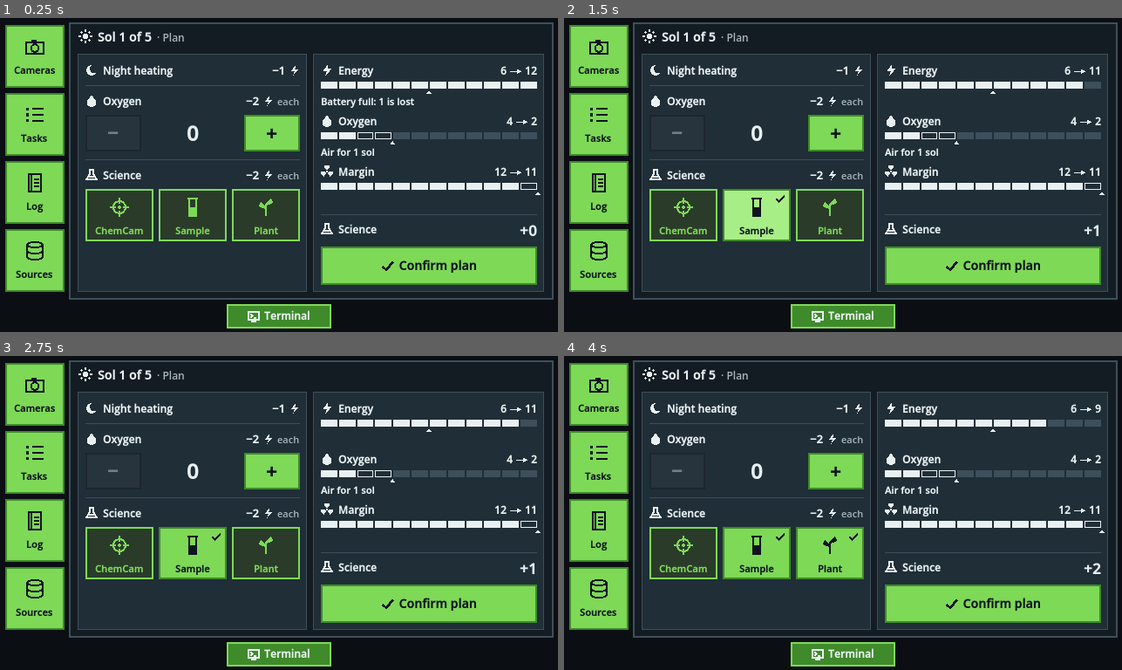
Above: before the commit, frames 1-4 (two rows, left to right).
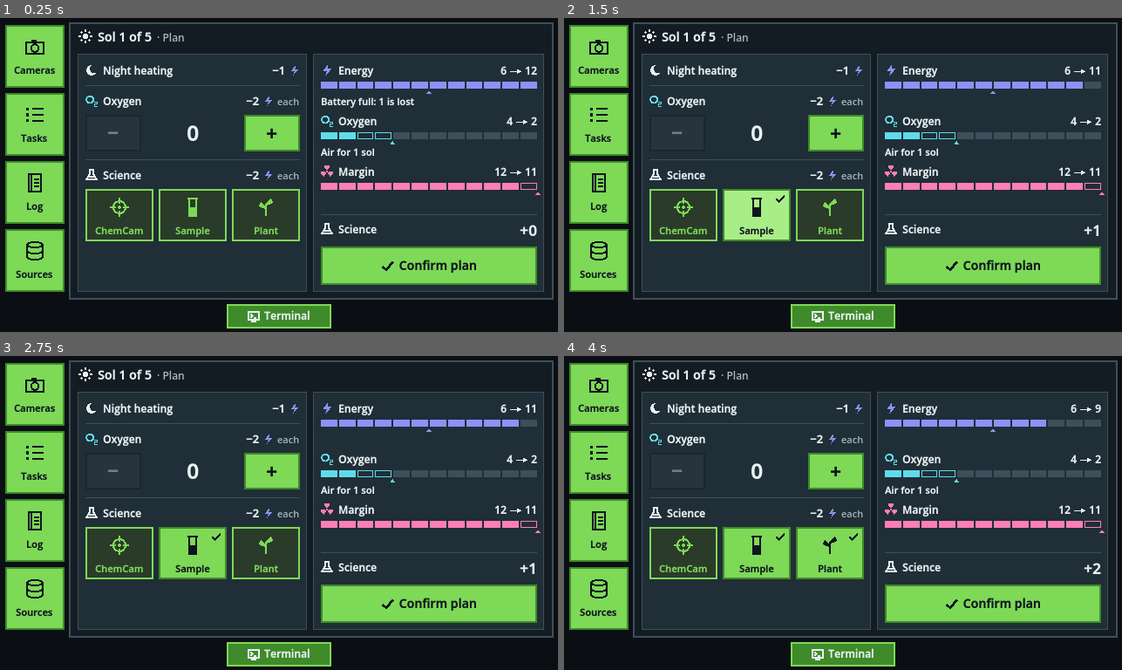
Above: after the commit, the same moments.

Repository: FreitasVarejo/five-sols-on-mars
Game: Godot game, scene res://main.tscn
Same seed, same stepped clock (60 frames per second), same inputs: the game is played once before the commit and once after it.
Inputs (mouse positions are in pixels of both pictures, inside the frame that each line leads up to):
- Up to frame 1 (0.25 s): no input
- Up to frame 2 (1.5 s): tap Enter at 0.5 s; move the mouse to (965, 159) at 0.52 s; hold D 0.53-1.25 s; tap P at 0.6 s; click (965, 159) at 0.67 s; tap Space at 1.25 s; drag from (731, 190) to (815, 237) at 1.27 s
- Up to frame 3 (2.75 s): tap Enter at 2 s; move the mouse to (334, 443) at 2.02 s; hold D from 2.03 s (still down); tap P at 2.1 s
- Up to frame 4 (4 s): release D at 2.75 s; tap Space at 2.75 s; drag from (815, 575) to (675, 465) at 2.77 s; tap Enter at 3.5 s; move the mouse to (1010, 560) at 3.52 s; tap P at 3.6 s

The runs differ from the first frame. In frame 1, 1.9% of the frame differs, in the area x 15-97%, y 15-57%; in frame 2, 1.8%; in frame 3, 1.8%; in frame 4, 1.7%.

Commit message:
Cor por recurso e ícone O₂: energia violeta, oxigênio ciano, radiação rosa
Cada recurso ganha cor no ícone e nas células, no terminal, no plano, nas fontes,
no diário, no modo de segurança, no relatório e nas telas da parede; nome e número
seguem brancos, e o alerta vai por cima. A gota do oxigênio vira "O₂" desenhado por
código. Verde, amarelo, vermelho e azul seguem reservados; o ciano fica só no oxigênio.

Co-Authored-By: Claude Opus 5.5 <noreply@anthropic.com>
Claude-Session: https://claude.ai/code/session_01GWdXbivJYA4cw58fqR5y3r

Diff:
--- a/scripts/desenho.gd
+++ b/scripts/desenho.gd
@@ -3,7 +3,8 @@
 ## Tudo estático: quem desenha passa o CanvasItem (dentro do seu _draw).
 ##
 ## Cores [R] (spec, "Terminal"): verde só no que se clica; vermelho e amarelo só em alerta; azul só
-## no que vem da Terra. O resto é neutro. Barras e ícones de recurso são neutros (TEXTO).
+## no que vem da Terra. O resto é neutro. Cada recurso tem a sua cor (ENERGIA, OXIGENIO, RADIACAO),
+## usada no ícone e nas células; nome e número ficam em TEXTO, e o alerta (vermelho/amarelo) vai por cima.
 
 const TEXTO := Color("#e8f0f2")
 const TEXTO_SUAVE := Color("#a9b8bf")
@@ -20,8 +21,28 @@
 const AMARELO := Color("#f2b631")
 const VERMELHO := Color("#e8504a")
 const AZUL := Color("#73bed3")
+# Cores dos recursos. Verde, amarelo, vermelho e azul são reservados pela spec ([R]: verde = clicável,
+# vermelho/amarelo = alerta, azul = Terra). Nenhum matiz fica longe das quatro com daltonismo
+# (deuteranopia/protanopia); estas três ficam distintas entre si, e o violeta e o rosa ficam longe das
+# reservadas. O ciano fica perto do azul (dono, 14/11): ciano só no ícone e nas células do oxigênio,
+# azul só no que vem da Terra.
+const ENERGIA := Color("#8d92f9")  # violeta
+const OXIGENIO := Color("#5fdcea")  # ciano
+const RADIACAO := Color("#ff7eb6")  # rosa
 
 static var _negrito: FontVariation
+
+
+## Cor do recurso `nome` ("energia", "oxigenio", "radiacao", ou as chaves "E", "O", "M"); qualquer outro é TEXTO.
+static func cor_recurso(nome: String) -> Color:
+	match nome:
+		"energia", "E":
+			return ENERGIA
+		"oxigenio", "O":
+			return OXIGENIO
+		"radiacao", "M":
+			return RADIACAO
+	return TEXTO
 
 
 static func fonte() -> Font:
@@ -113,9 +134,19 @@
 				p + Vector2(s * 0.34, s), p + Vector2(s * 0.88, s * 0.38), p + Vector2(s * 0.54, s * 0.38),
 			]), cor)
 		"oxigenio":
-			ci.draw_circle(c + Vector2(0, s * 0.12), s * 0.38, cor)
-			ci.draw_colored_polygon(PackedVector2Array([
-				c + Vector2(0, -s * 0.5), c + Vector2(-s * 0.33, 0), c + Vector2(s * 0.33, 0)]), cor)
+			# "O₂": o O é um anel grande à esquerda, o 2 é pequeno e fica embaixo, à direita (subscrito).
+			var ro := s * 0.35
+			var co := p + Vector2(s * 0.37, s * 0.40)
+			ci.draw_circle(co, ro, cor)
+			ci.draw_circle(co, ro - maxf(1.5, s * 0.14), fundo)
+			var wd := maxf(1.0, roundf(s / 14.0))
+			var x0 := p.x + s * 0.74
+			var x1 := p.x + s * 0.98
+			var y0 := p.y + s * 0.58
+			var y1 := p.y + s * 0.98
+			ci.draw_polyline(PackedVector2Array([
+				Vector2(x0, y0 + wd / 2.0), Vector2(x1, y0 + wd / 2.0), Vector2(x1, (y0 + y1) / 2.0),
+				Vector2(x0, (y0 + y1) / 2.0), Vector2(x0, y1 - wd / 2.0), Vector2(x1, y1 - wd / 2.0)]), cor, wd)
 		"radiacao":
 			# Trifólio: três setores de 60 graus em volta de um miolo.
 			for k in 3:
--- a/scripts/tela_barra.gd
+++ b/scripts/tela_barra.gd
@@ -1,7 +1,7 @@
 extends Control
 ## Tela de barra do cômodo (energia, oxigênio): ícone, nome, número e barra em células.
 ## Fica dentro da Sala, antes do shader, para curvar com a parede.
-## Cor neutra (a do texto): barra de recurso nunca é verde, amarela nem azul (spec, "Terminal").
+## Cor do recurso (Desenho.cor_recurso(icone)) no ícone e nas células; nome e número ficam em TEXTO.
 ## Três formatos pelo tamanho da região: grande (as telas antigas da parede), ampla (as telas
 ## baixas e largas da rampa: ícone e nome à esquerda, número à direita, barra embaixo) e pequena.
 
@@ -15,7 +15,9 @@
 var icone := "energia"
 var valor := 0
 var maximo := 1
-var cor := Desenho.TEXTO
+var cor: Color:
+	get:
+		return Desenho.cor_recurso(icone)
 
 
 func atualizar(novo_valor: int) -> void:
@@ -44,7 +46,7 @@
 
 	y += lado_icone + (6.0 if grande else 4.0)
 	draw_string(fonte, Vector2(margem, y + tam_num * 0.85), "%d/%d" % [valor, maximo],
-		HORIZONTAL_ALIGNMENT_LEFT, size.x - margem * 2.0, tam_num, cor)
+		HORIZONTAL_ALIGNMENT_LEFT, size.x - margem * 2.0, tam_num, TEXTO)
 
 	var alt_barra := 20.0 if grande else 10.0
 	Desenho.celulas(self, Rect2(margem, size.y - margem - alt_barra, size.x - margem * 2.0, alt_barra), valor, maximo, cor)
@@ -64,7 +66,7 @@
 		HORIZONTAL_ALIGNMENT_LEFT, size.x * 0.5, tam_nome, TEXTO)
 	# número à direita, na altura da linha do ícone
 	draw_string(fonte, Vector2(margem, topo + tam_num * 0.8), "%d/%d" % [valor, maximo],
-		HORIZONTAL_ALIGNMENT_RIGHT, size.x - margem * 2.0, tam_num, cor)
+		HORIZONTAL_ALIGNMENT_RIGHT, size.x - margem * 2.0, tam_num, TEXTO)
 
 	var alt_barra := 16.0
 	Desenho.celulas(self, Rect2(margem, size.y - margem - alt_barra, size.x - margem * 2.0, alt_barra), valor, maximo, cor)
--- a/scripts/tela_radiacao.gd
+++ b/scripts/tela_radiacao.gd
@@ -31,11 +31,11 @@
 	var larg := size.x - m * 2.0
 
 	# Margem: ícone, "MARGEM", n/12 e a barra de células.
-	Desenho.icone(self, "radiacao", Rect2(m, 5, 12, 12), Desenho.TEXTO, Desenho.FUNDO_TELA)
+	Desenho.icone(self, "radiacao", Rect2(m, 5, 12, 12), Desenho.RADIACAO, Desenho.FUNDO_TELA)
 	Desenho.texto(self, tr("MARGEM").to_upper(), Vector2(m + 16, 5), 10, Desenho.TEXTO)
 	Desenho.texto(self, "%d/%d" % [roundi(margem), maximo], Vector2(m, 2), 14, Desenho.TEXTO, larg,
 		HORIZONTAL_ALIGNMENT_RIGHT, true)
-	Desenho.celulas(self, Rect2(m, 20, larg, 7), margem, maximo)
+	Desenho.celulas(self, Rect2(m, 20, larg, 7), margem, maximo, Desenho.RADIACAO)
 	draw_line(Vector2(m, 31), Vector2(size.x - m, 31), Desenho.BORDA, 1.0)
 
 	# Medidor: rótulo, trilho com as duas marcas, ponteiro.
--- a/scripts/terminal.gd
+++ b/scripts/terminal.gd
@@ -343,13 +343,14 @@
 		falha: bool = false, fundo: Color = Desenho.FUNDO_TERMINAL) -> void:
 	if falha:
 		draw_rect(Rect2(x - 4, y - 4, w + 8, 33), Desenho.VERMELHO, false, 2.0)
-	Desenho.icone(self, icone, Rect2(x, y + 1, 12, 12), Desenho.TEXTO, fundo)
+	var cor_rec := Desenho.cor_recurso(icone)
+	Desenho.icone(self, icone, Rect2(x, y + 1, 12, 12), cor_rec, fundo)
 	_t(nome, x + 16, y, 11, Desenho.TEXTO, -1.0, HORIZONTAL_ALIGNMENT_LEFT, true)
 	var rot := "%d/%d" % [roundi(valor), maximo]
 	_t(rot, x, y - 1, 12, Desenho.TEXTO, w - (16.0 if falha else 0.0), HORIZONTAL_ALIGNMENT_RIGHT, true)
 	if falha:
 		Desenho.icone(self, "alerta", Rect2(x + w - 13, y, 13, 13), Desenho.VERMELHO, fundo)
-	Desenho.celulas(self, Rect2(x, y + 17, w, 7), valor, maximo)
+	Desenho.celulas(self, Rect2(x, y + 17, w, 7), valor, maximo, cor_rec)
 
 
 ## "a → b" alinhado à direita em [x, x+w], com a seta desenhada (a fonte padrão não tem "→").
@@ -486,13 +487,13 @@
 	var l_cada := Desenho.largura_texto(tr("CADA"), 11)
 	var x := x_dir - (l_num + 4.0 + 12.0 + 4.0 + l_cada)
 	_t(num, x, y - 1, 13, Desenho.TEXTO, -1.0, HORIZONTAL_ALIGNMENT_LEFT, true)
-	Desenho.icone(self, "energia", Rect2(x + l_num + 4.0, y + 2, 12, 12), Desenho.TEXTO, Desenho.FUNDO_TELA)
+	Desenho.icone(self, "energia", Rect2(x + l_num + 4.0, y + 2, 12, 12), Desenho.ENERGIA, Desenho.FUNDO_TELA)
 	_t(tr("CADA"), x + l_num + 20.0, y + 1, 11, Desenho.TEXTO_SUAVE)
 
 
 ## Cabeça de uma linha: ícone e nome em negrito.
 func _cabeca_linha(x: float, y: float, icone: String, nome: String) -> void:
-	Desenho.icone(self, icone, Rect2(x, y + 1, 14, 14), Desenho.TEXTO, Desenho.FUNDO_TELA)
+	Desenho.icone(self, icone, Rect2(x, y + 1, 14, 14), Desenho.cor_recurso(icone), Desenho.FUNDO_TELA)
 	_t(nome, x + 20, y, 12, Desenho.TEXTO, -1.0, HORIZONTAL_ALIGNMENT_LEFT, true)
 
 
@@ -508,7 +509,7 @@
 	var num := _numero(-Modelo.N.AQUEC)
 	var l_num := Desenho.largura_texto(num, 13, true)
 	_t(num, x + w - l_num - 16, y - 1, 13, Desenho.TEXTO, -1.0, HORIZONTAL_ALIGNMENT_LEFT, true)
-	Desenho.icone(self, "energia", Rect2(x + w - 12, y + 2, 12, 12), Desenho.TEXTO, Desenho.FUNDO_TELA)
+	Desenho.icone(self, "energia", Rect2(x + w - 12, y + 2, 12, 12), Desenho.ENERGIA, Desenho.FUNDO_TELA)
 	y += 26
 	if missao.eh_poeira():
 		Desenho.icone(self, "poeira", Rect2(x, y + 1, 12, 12), Desenho.TEXTO, Desenho.FUNDO_TELA)
@@ -635,11 +636,12 @@
 func _bloco_previsao(x: float, y: float, w: float, icone: String, nome: String, antes: float, depois: float,
 		falha: bool) -> void:
 	var cor := Desenho.VERMELHO if falha else Desenho.TEXTO
-	Desenho.icone(self, icone, Rect2(x, y + 1, 14, 14), cor, Desenho.FUNDO_TELA)
+	var cor_rec := Desenho.VERMELHO if falha else Desenho.cor_recurso(icone)
+	Desenho.icone(self, icone, Rect2(x, y + 1, 14, 14), cor_rec, Desenho.FUNDO_TELA)
 	_t(nome, x + 20, y, 12, cor, -1.0, HORIZONTAL_ALIGNMENT_LEFT, true)
 	var d := maxf(0.0, depois)
 	_de_para(x, y, w, _numero(maxf(0.0, antes)), _numero(d), cor, 12)
-	Desenho.celulas_de_para(self, Rect2(x, y + 21, w, 8), antes, d, 12, cor)
+	Desenho.celulas_de_para(self, Rect2(x, y + 21, w, 8), antes, d, 12, cor_rec)
 
 
 ## Uma linha de nota de 11 px, com ícone opcional (alerta).
@@ -712,7 +714,7 @@
 	var y := rl.position.y + 8
 
 	# Energia do sol: bateria + painel − aquecimento = para dividir.
-	Desenho.icone(self, "energia", Rect2(x, y + 1, 12, 12), Desenho.TEXTO, Desenho.FUNDO_TELA)
+	Desenho.icone(self, "energia", Rect2(x, y + 1, 12, 12), Desenho.ENERGIA, Desenho.FUNDO_TELA)
 	y += _t(tr("ENERGIA_DO_SOL") % missao.sol, x + 16, y, 12, Desenho.TEXTO, w - 16, HORIZONTAL_ALIGNMENT_LEFT, true) + 4
 	# Uma casa decimal quando a conta não é inteira (o painel na poeira rende 0,8): a conta tem de fechar.
 	var linhas := [
@@ -731,7 +733,7 @@
 	y += h_dividir + 10
 
 	# Tanque de O2.
-	Desenho.icone(self, "oxigenio", Rect2(x, y + 1, 12, 12), Desenho.TEXTO, Desenho.FUNDO_TELA)
+	Desenho.icone(self, "oxigenio", Rect2(x, y + 1, 12, 12), Desenho.OXIGENIO, Desenho.FUNDO_TELA)
 	y += _t(tr("TANQUE_O2"), x + 16, y, 12, Desenho.TEXTO, w - 16, HORIZONTAL_ALIGNMENT_LEFT, true) + 6
 	var h_nota := Desenho.altura_texto(tr("FONTE_UNIDADES_FATO"), 10, w)
 	_tanque(Rect2(x, y, w, rl.end.y - 8 - y - h_nota - 8))
@@ -811,7 +813,7 @@
 	var cheias := clampi(roundi(agora), 0, 12)
 	for i in 12:
 		var rf := Rect2(g.position.x + 2, g.end.y - (i + 1) * faixa + 1, g.size.x - 4, faixa - 1)
-		draw_rect(rf, Desenho.TEXTO if i < cheias else Desenho.CELULA_VAZIA)
+		draw_rect(rf, Desenho.OXIGENIO if i < cheias else Desenho.CELULA_VAZIA)
 	draw_rect(g, Desenho.TEXTO_SUAVE, false, 1.0)
 	var h_sol := Modelo.N.CREW_O2 * faixa
 	var xc := g.end.x + 3
@@ -942,10 +944,10 @@
 	for k in ["E", "O", "M"]:
 		var a: float = reg["antes"][k]
 		var d: float = reg["depois"][k]
-		Desenho.icone(self, nomes[k][0], Rect2(bx, by + 1, 12, 12), Desenho.TEXTO, Desenho.FUNDO_TELA)
+		Desenho.icone(self, nomes[k][0], Rect2(bx, by + 1, 12, 12), Desenho.cor_recurso(k), Desenho.FUNDO_TELA)
 		_t(nomes[k][1], bx + 16, by, 11, Desenho.TEXTO, -1.0, HORIZONTAL_ALIGNMENT_LEFT, true)
 		_de_para(bx, by - 1, bw, _numero(a), "%s/12" % _numero(d), Desenho.TEXTO)
-		Desenho.celulas(self, Rect2(bx, by + 17, bw, 6), maxf(0.0, d), 12)
+		Desenho.celulas(self, Rect2(bx, by + 17, bw, 6), maxf(0.0, d), 12, Desenho.cor_recurso(k))
 		by += 44
 	if fase_ui == "fim_do_sol":
 		_botao("enviar", Rect2(rb.position.x, Y_FIM - 50, rb.size.x, 50), tr("ENVIAR_A_TERRA"), "terra", true, 14)
@@ -1118,11 +1120,11 @@
 	_t(tr("N_PONTOS") % missao.ciencia_total(), rects[0].position.x + 42, y + 22, 18, Desenho.TEXTO, bw - 50,
 		HORIZONTAL_ALIGNMENT_LEFT, true)
 	_caixa(rects[1])
-	Desenho.icone(self, "radiacao", Rect2(rects[1].position.x + 10, y + 14, 22, 22), Desenho.TEXTO, Desenho.FUNDO_TELA)
+	Desenho.icone(self, "radiacao", Rect2(rects[1].position.x + 10, y + 14, 22, 22), Desenho.RADIACAO, Desenho.FUNDO_TELA)
 	_t(tr("MARGEM_FINAL"), rects[1].position.x + 42, y + 8, 11, Desenho.TEXTO_SUAVE)
 	_t(tr("N_DE_12") % roundi(missao.st["M"]), rects[1].position.x + 42, y + 22, 18, Desenho.TEXTO, 90,
 		HORIZONTAL_ALIGNMENT_LEFT, true)
-	Desenho.celulas(self, Rect2(rects[1].position.x + 118, y + 28, 68, 8), missao.st["M"], 12)
+	Desenho.celulas(self, Rect2(rects[1].position.x + 118, y + 28, 68, 8), missao.st["M"], 12, Desenho.RADIACAO)
 	_caixa(rects[2])
 	Desenho.icone(self, "alerta", Rect2(rects[2].position.x + 10, y + 14, 22, 22), Desenho.TEXTO, Desenho.FUNDO_TELA)
 	_t(tr("MODOS_SEGURANCA"), rects[2].position.x + 42, y + 8, 11, Desenho.TEXTO_SUAVE, bw - 50)
